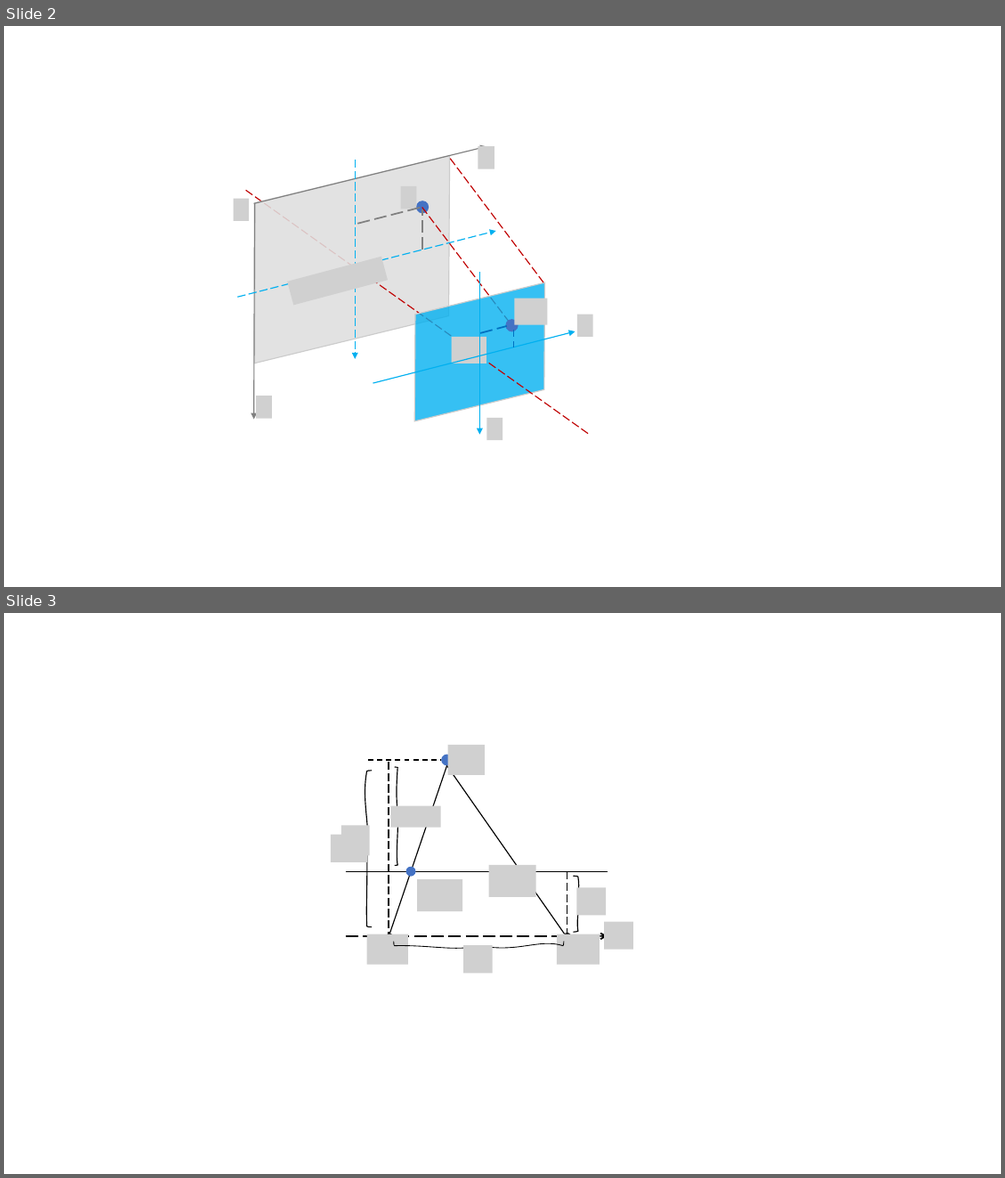
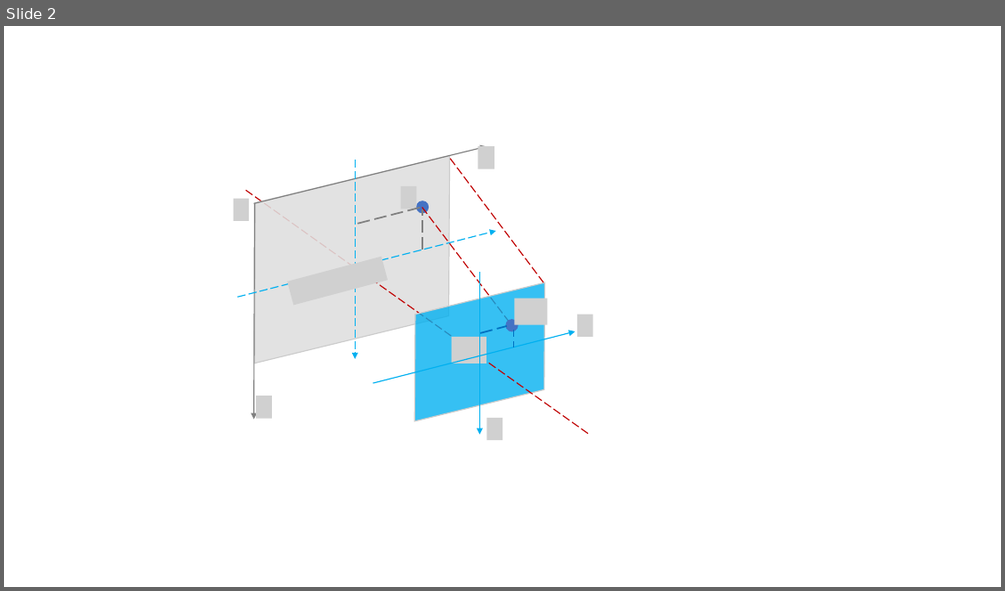
Before and after one commit to fseasy/blog, a slide deck: assets/posts/vslam/14-ch5/camera.pptx. Shown one above the other, each under a label of ours: slides 2 and 3 before the commit, slide 2 after it. The pictures are 1005x1178 and 1005x591 pixels, drawn with LibreOffice and Linux fonts; fonts in the diff are those of the drawing; grey boxes stand for pictures. Boxes give left, top, right and bottom in pixels: in the first picture for what was removed or moved away, otherwise in the second. Text is boxed around its words. In the diff, an @@ line names an element or a change of style, - is before the commit and + after.

```diff
--- a/assets/posts/vslam/14-ch5/camera.pptx
+++ b/assets/posts/vslam/14-ch5/camera.pptx
@@ slide 3 removed at (4, 613, 1001, 1174), background #FFFFFF @@
@@ picture removed at (448, 745, 485, 774) @@
@@ freeform shape removed at (362, 771, 372, 927) @@
@@ line removed from (368, 760) to (442, 760) @@
@@ line removed from (388, 762) to (388, 940) @@
@@ line removed from (446, 765) to (390, 933) @@
@@ freeform shape removed at (395, 767, 400, 865) @@
@@ ellipse removed at (442, 755, 453, 765) @@
@@ line removed from (446, 765) to (565, 933) @@
@@ picture removed at (341, 826, 370, 855) @@
@@ picture removed at (390, 806, 441, 827) @@
@@ picture removed at (331, 835, 367, 862) @@
@@ line removed from (346, 872) to (607, 872) @@
@@ ellipse removed at (406, 867, 416, 876) @@
@@ picture removed at (417, 879, 462, 911) @@
@@ picture removed at (488, 865, 535, 897) @@
@@ line removed from (567, 872) to (567, 941) @@
@@ freeform shape removed at (573, 876, 582, 932) @@
@@ picture removed at (577, 887, 606, 915) @@
@@ ellipse removed at (563, 933, 572, 941) @@
@@ picture removed at (605, 922, 633, 949) @@
@@ arrow removed from (346, 936) to (607, 936) @@
@@ picture removed at (367, 933, 408, 964) @@
@@ ellipse removed at (386, 933, 393, 941) @@
@@ freeform shape removed at (394, 941, 564, 950) @@
@@ picture removed at (463, 945, 493, 973) @@
@@ picture removed at (557, 933, 599, 964) @@
```
Also in this commit, not shown: 1 slide added, 9 other files.
